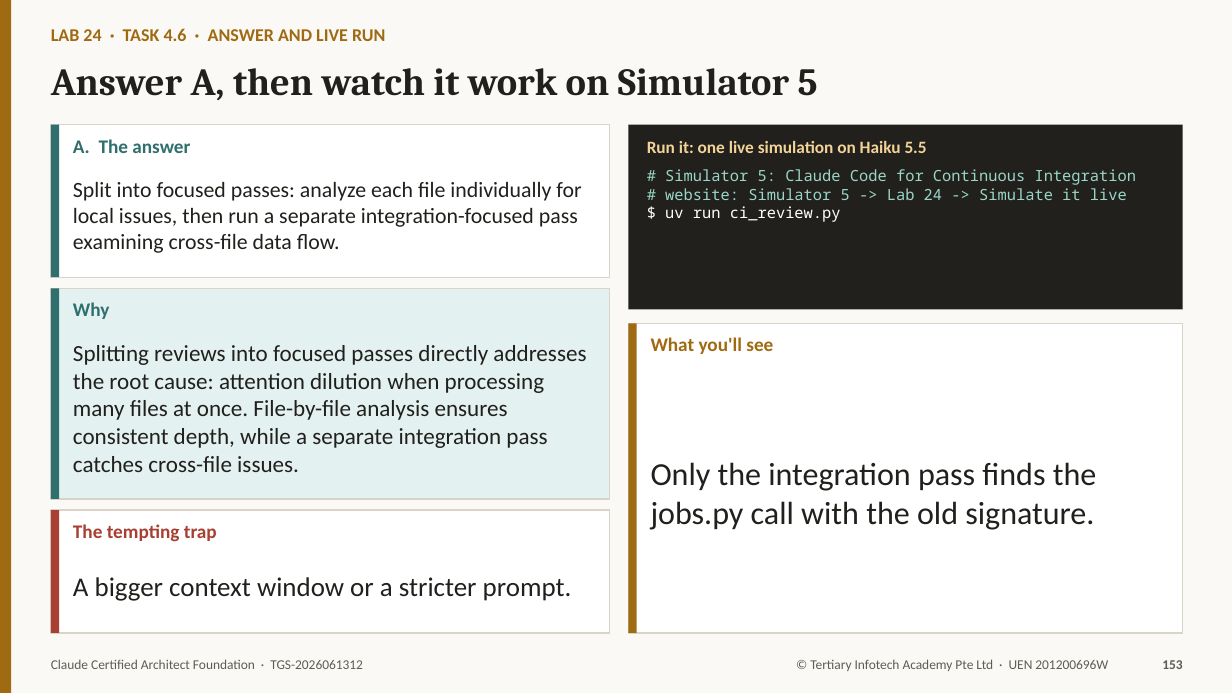
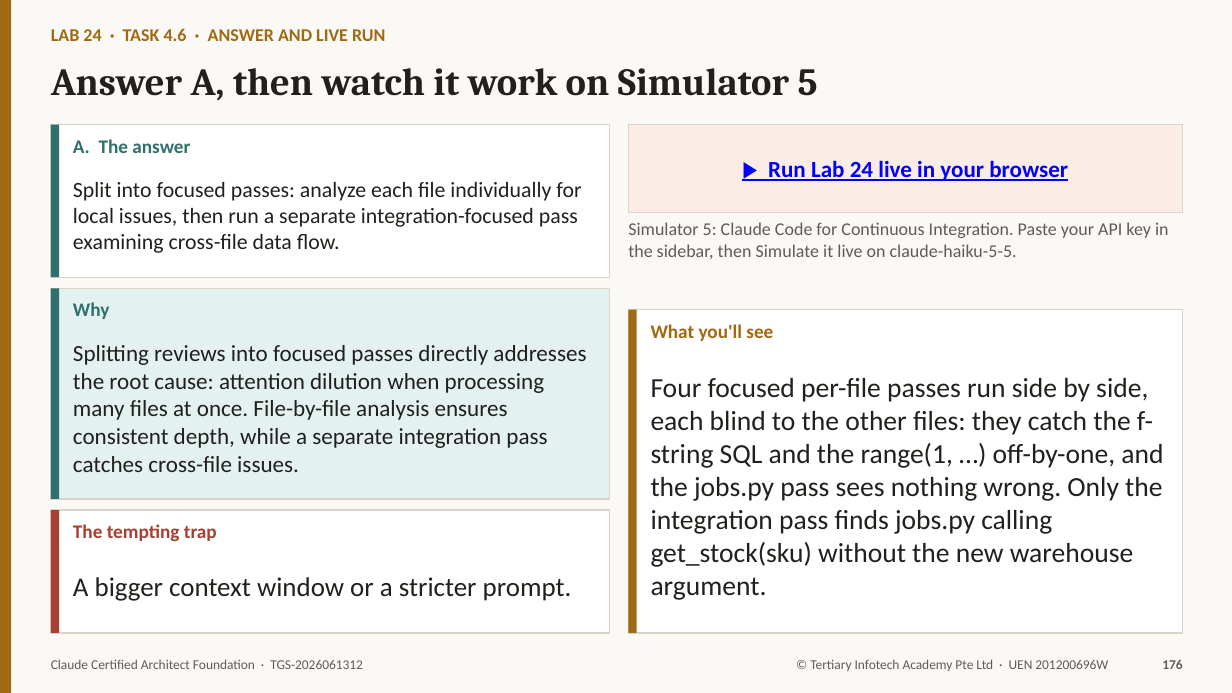
Before and after one commit to tertiarycourses/TGS-2026061312-Claude-Certified-Architect-Foundation, a slide deck: slide 176 of courseware/TGS-2026061312-Claude-Certified-Architect-Foundation-Trainer-Slides-v3.0.pptx (slide 153 before the commit). Drawn at 1232x693 pixels with LibreOffice and Linux fonts; fonts in the diff are those of the drawing. Boxes give left, top, right and bottom in pixels: in the first picture for what was removed or moved away, otherwise in the second. Text is boxed around its words. In the diff, an @@ line names an element or a change of style, - is before the commit and + after.

```diff
--- a/courseware/TGS-2026061312-Claude-Certified-Architect-Foundation-Trainer-Slides-v3.0.pptx
+++ b/courseware/TGS-2026061312-Claude-Certified-Architect-Foundation-Trainer-Slides-v3.0.pptx
@@ rectangle "▶ Run Lab 24 live ...": place and size @@
-rectangle "▶ Run Lab 24 live ..." at bbox=[628, 125, 1183, 310]
+rectangle "▶ Run Lab 24 live ..." at bbox=[628, 125, 1183, 213]
@@ rectangle "▶ Run Lab 24 live ..." at bbox=[628, 125, 1183, 213]: fill #21201C to #FBEDE6; outline none to #D9D4C8 1 pt @@
@@ text removed at bbox=[665, 169, 1137, 222] @@
-# Simulator 5: Claude Code for Continuous Integration
-# website: Simulator 5 -> Lab 24 -> Simulate it live
-$ uv run ci_review.py
@@ text in rectangle at bbox=[768, 160, 1068, 181]: text added @@
+▶ Run Lab 24 live in your browser
@@ text at bbox=[628, 222, 1169, 259]: text changed; size 13.5 to 14 pt; text colour #F2D398 to #5F5C56; bold off @@
-Run it: one live simulation on Haiku 5.5
+Simulator 5: Claude Code for Continuous Integration. Paste your API key in the sidebar, then Simulate it live on claude-haiku-5-5.
@@ rectangle: place and size @@
-rectangle at bbox=[628, 323, 1183, 633]
+rectangle at bbox=[628, 310, 1183, 633]
@@ rectangle: place and size @@
-rectangle at bbox=[628, 323, 637, 633]
+rectangle at bbox=[628, 310, 637, 633]
@@ text "What you'll see": place and size @@
-text "What you'll see" at bbox=[651, 337, 773, 354]
+text "What you'll see" at bbox=[651, 324, 773, 341]
@@ text at bbox=[651, 378, 1163, 600]: text changed; size 25 to 21.5 pt @@
-Only the integration pass finds the jobs.py call with the old signature.
+Four focused per-file passes run side by side, each blind to the other files: they catch the f-string SQL and the range(1, …) off-by-one, and the jobs.py pass sees nothing wrong. Only the integration pass finds jobs.py calling get_stock(sku) without the new warehouse argument.
@@ text at bbox=[1162, 660, 1182, 669]: text changed @@
-153
+176
```
Also in this commit, not shown: 176 other slides changed, 33 slides added, 1 other file.
